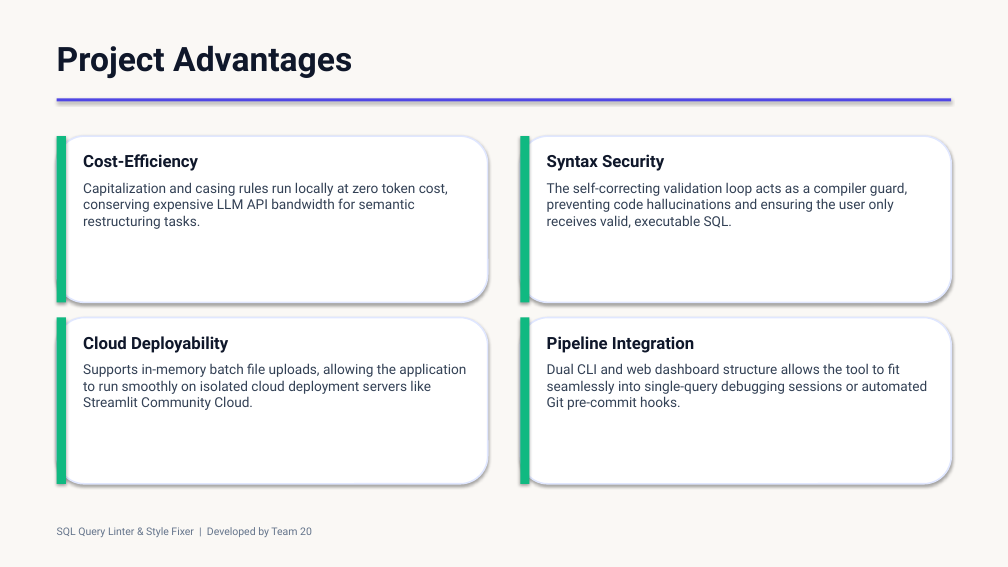
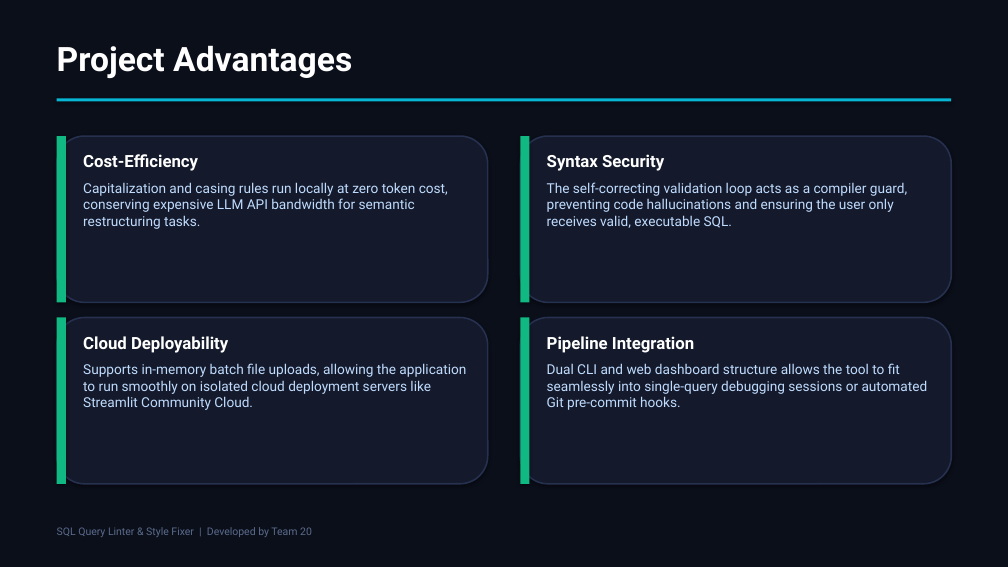
Before and after one commit to bharathpyla/sql-query-linter-style-fixer, a slide deck: slide 7 of Presentation.pptx. Drawn at 1008x567 pixels with LibreOffice and Linux fonts; fonts in the diff are those of the drawing. Boxes give left, top, right and bottom in pixels: in the first picture for what was removed or moved away, otherwise in the second. Text is boxed around its words. In the diff, an @@ line names an element or a change of style, - is before the commit and + after.

Commit message:
Update presentation Presentation.pptx with premium Cyber-Glow tech theme

```diff
--- a/Presentation.pptx
+++ b/Presentation.pptx
@@ background #FAF8F5 to #0B0F1A @@
@@ text "Project Advantages" at (57, 45, 352, 78): text colour #0F172A to #FFFFFF @@
@@ rectangle at (57, 98, 951, 101): fill #4F46E5 to #06B6D4 @@
@@ text "Cost-Efficiency" at (83, 154, 448, 229): text colour #0F172A to #FFFFFF in "Cost-Efficiency"; text colour #334155 to #BFDBFE in "Capitalization and casing rules run locally at ..." @@
@@ text "Syntax Security" at (547, 154, 907, 228): text colour #0F172A to #FFFFFF in "Syntax Security"; text colour #334155 to #BFDBFE @@
@@ fill #FFFFFF to #141A2B; outline #E0E7FF 1.5 pt to #26304F 1.5 pt in 4 elements at (57, 136, 488, 302), (520, 136, 951, 302), (57, 318, 488, 484), (520, 318, 951, 484) @@
@@ text "Cloud Deployability" at (83, 336, 466, 410): text colour #0F172A to #FFFFFF in "Cloud Deployability"; text colour #334155 to #BFDBFE in "Supports in-memory batch file uploads, allowing the ..." @@
@@ text "Pipeline Integration" at (547, 336, 928, 410): text colour #0F172A to #FFFFFF in "Pipeline Integration"; text colour #334155 to #BFDBFE in "Dual CLI and web dashboard structure allows ..." @@
@@ text "SQL Query Linter & Style ..." at (57, 527, 312, 537): text colour #64748B to #5A6B8C @@
```
Also in this commit, not shown: 7 other slides changed.
